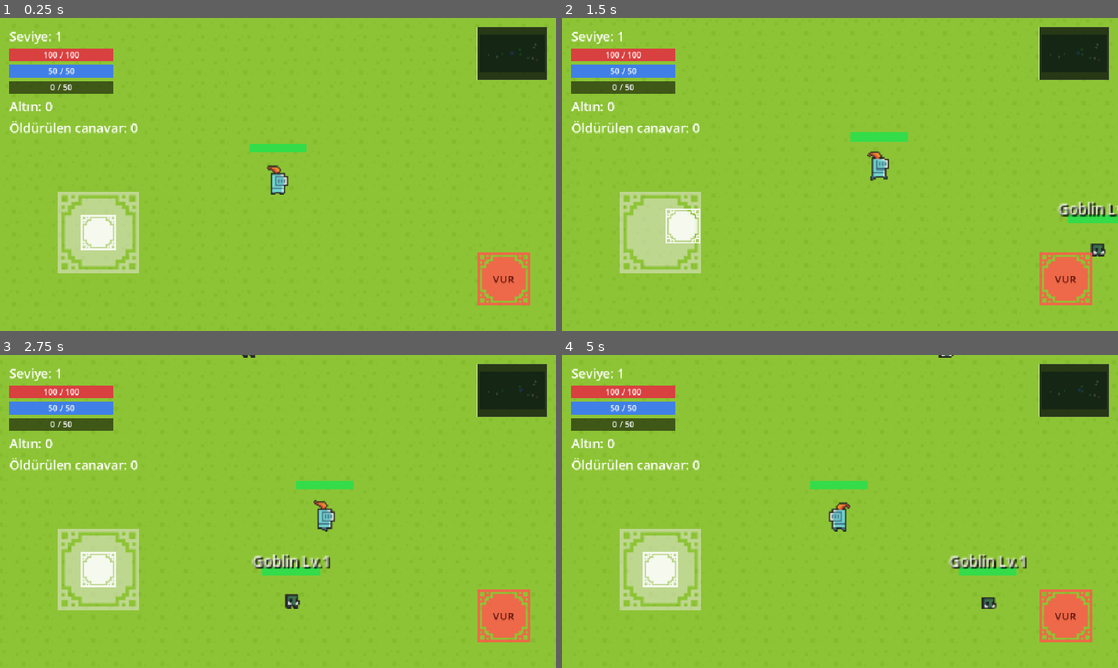
Above: before the commit, frames 1-4 (two rows, left to right).
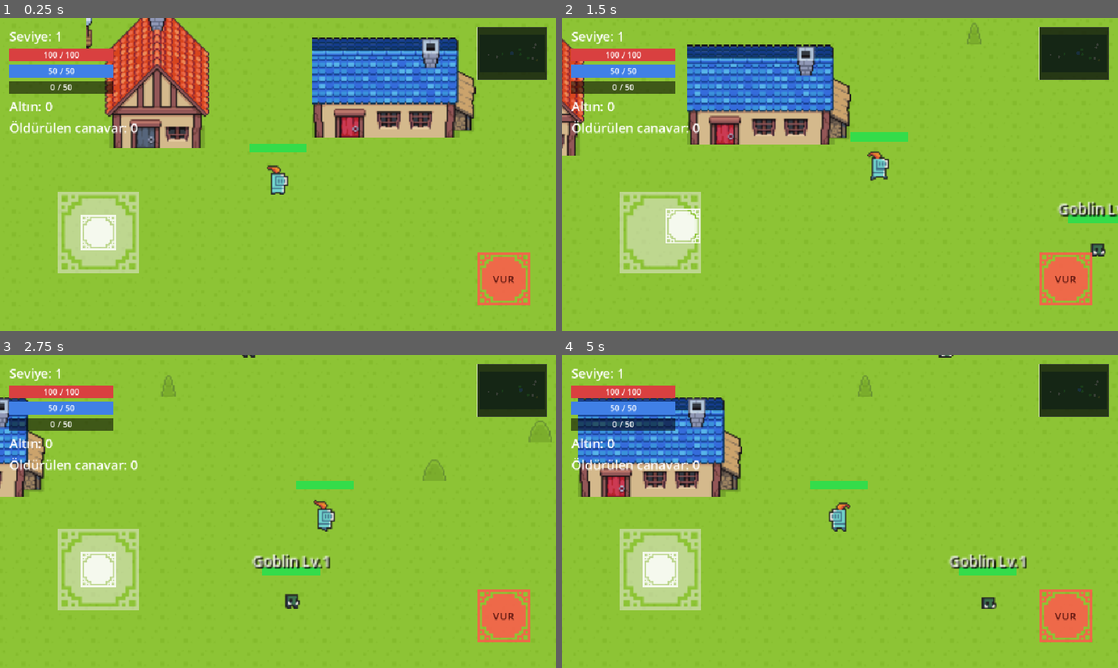
Above: after the commit, the same moments.

Repository: batv45/knight-lite
Game: Godot game, scene res://scenes/World.tscn
Two runs of this game, one before a commit and one after it. Both use one fixed random seed, a clock stepped at 60 frames per second and the inputs below.
Inputs (mouse positions are in pixels of both pictures, inside the frame that each line leads up to):
- Up to frame 1 (0.25 s): no input
- Up to frame 2 (1.5 s): tap Enter (ui_accept) at 0.5, 0.77 s; move the mouse to (962, 158) at 0.52 s; hold Right (ui_right) 0.53-1.25 s; click (962, 158) at 0.67 s; drag from (728, 190) to (812, 237) at 1.27 s
- Up to frame 3 (2.75 s): move the mouse to (333, 442) at 2.02 s; hold Right (ui_right) from 2.03 s (still down)
- Up to frame 4 (5 s): release Right (ui_right) at 2.75 s; drag from (812, 574) to (673, 464) at 2.77 s; move the mouse to (1006, 558) at 3.52 s; hold Left (ui_left) 3.53-4.25 s; tap Enter (ui_accept) at 3.77 s; drag from (673, 464) to (756, 433) at 4.27 s

The runs differ from the first frame. In frame 1, 16% of the frame differs, in the area x 15-86%, y 0-42%; in frame 2, 10%; in frame 3, 2.1%; in frame 4, 8.1%.

Commit message:
Faz 4 tamamlandi: baslangic koyu + agac/cali dekorasyonu ile dunya dolduruldu
- world.gd: iki evli baslangic koyu (zedpxl village pack'ten kirpilmis
  sprite'lar), basit taban carpismasi ile (icinden yurunemiyor)
- Kenney Roguelike/RPG Pack'ten agac (yuvarlak+cam) ve cali tile'lari
  (AtlasTexture ile, ekstra dosya gerekmeden) dunyaya rastgele serpistirildi
  (70 adet), koy alanina (VILLAGE_RADIUS) hic dokunmuyor
- Canavar spawn noktalari da artik koy alanini es geciyor
- y_sort_enabled=true: oyuncu/canavar/agac/ev artık Y konumuna gore dogru
  onde/arkada goruniyor (birbirinin icinden gecmiyor gibi durmuyor)

Izole kusbakisi testle dogrulandi: koy merkezde bos alanda, agaclar dunyaya
duzgun dagilmis, canavarlar koyle cakismiyor.

Diff:
--- a/app/scripts/world.gd
+++ b/app/scripts/world.gd
@@ -8,6 +8,7 @@
 const ENEMY_COUNT := 10
 const ENEMY_RESPAWN_DELAY := 4.0
 const ENEMY_SPAWN_MARGIN := 200.0
+const VILLAGE_RADIUS := 220.0 # köy alanına ağaç/canavar doğmasın
 
 ## Zorluk eğrisi: spawn noktasına (dünya merkezi) olan mesafeye göre canavar tipi
 ## seçilir. Merkeze yakın zayıf canavarlar, uzaklaştıkça güçlüleri, en uçlarda
@@ -27,8 +28,12 @@
 var _player: CharacterBody2D
 
 func _ready() -> void:
+	y_sort_enabled = true # oyuncu/canavar/ağaç/ev birbirinin önünde-arkasında Y konumuna göre doğru sıralansın
+
 	_build_ground()
 	_build_world_bounds()
+	_scatter_decorations()
+	_build_village()
 	_player = _spawn_player()
 	_attach_camera(_player)
 	_add_touch_controls()
@@ -100,6 +105,60 @@
 	body.add_child(shape)
 	add_child(body)
 
+## Ağaç/çalı görselleri Kenney "Roguelike/RPG Pack" spritesheet'inden atlas
+## koordinatıyla (col, row) alınır, ayrı dosya gerekmez.
+const TREE_ROUND_COORD := Vector2i(13, 10)
+const TREE_PINE_COORD := Vector2i(16, 10)
+const BUSH_COORD := Vector2i(21, 9)
+const DECOR_COUNT := 70
+
+func _make_decor_texture(coord: Vector2i) -> AtlasTexture:
+	var pitch := TILE_SIZE + 1
+	var atlas := AtlasTexture.new()
+	atlas.atlas = load("res://assets/tiles/roguelike_sheet.png")
+	atlas.region = Rect2(coord.x * pitch, coord.y * pitch, TILE_SIZE, TILE_SIZE)
+	return atlas
+
+## Dünyaya rastgele ağaç/çalı serpiştirir (köy alanına dokunmaz). Görsel amaçlı,
+## çarpışması yok — üzerinden yürünebilir (kapsamı basit tutmak için bilinçli tercih).
+func _scatter_decorations() -> void:
+	var coords := [TREE_ROUND_COORD, TREE_PINE_COORD, TREE_ROUND_COORD, TREE_PINE_COORD, BUSH_COORD]
+	var village_center := WORLD_SIZE / 2.0
+	for i in DECOR_COUNT:
+		var pos := Vector2(randf_range(40, WORLD_SIZE.x - 40), randf_range(40, WORLD_SIZE.y - 40))
+		if pos.distance_to(village_center) < VILLAGE_RADIUS:
+			continue
+		var sprite := Sprite2D.new()
+		sprite.texture = _make_decor_texture(coords[randi() % coords.size()])
+		sprite.position = pos
+		add_child(sprite)
+
+## Spawn noktasının etrafına başlangıç köyü: iki ev + basit taban çarpışması
+## (evin içinden yürünemesin diye), üstlerine binilemez ama etrafında dolaşılabilir.
+func _build_village() -> void:
+	var village_center := WORLD_SIZE / 2.0
+	var houses := [
+		{"file": "res://assets/village/house_orange.png", "offset": Vector2(-90, -70)},
+		{"file": "res://assets/village/house_blue.png", "offset": Vector2(80, -60)},
+	]
+	for house_data in houses:
+		var tex: Texture2D = load(house_data["file"])
+		var pos: Vector2 = village_center + house_data["offset"]
+
+		var sprite := Sprite2D.new()
+		sprite.texture = tex
+		sprite.position = pos
+		add_child(sprite)
+
+		var body := StaticBody2D.new()
+		body.position = pos + Vector2(0, tex.get_height() * 0.22)
+		var shape := CollisionShape2D.new()
+		var rect := RectangleShape2D.new()
+		rect.size = Vector2(tex.get_width() * 0.75, tex.get_height() * 0.3)
+		shape.shape = rect
+		body.add_child(shape)
+		add_child(body)
+
 func _spawn_player() -> CharacterBody2D:
 	var player: CharacterBody2D = load("res://scenes/Player.tscn").instantiate()
 	player.position = WORLD_SIZE / 2.0
@@ -121,10 +180,16 @@
 	add_child(load("res://scenes/TouchControls.tscn").instantiate())
 
 func _random_enemy_position() -> Vector2:
-	return Vector2(
-		randf_range(ENEMY_SPAWN_MARGIN, WORLD_SIZE.x - ENEMY_SPAWN_MARGIN),
-		randf_range(ENEMY_SPAWN_MARGIN, WORLD_SIZE.y - ENEMY_SPAWN_MARGIN)
-	)
+	var village_center := WORLD_SIZE / 2.0
+	var pos := Vector2.ZERO
+	for attempt in 10:
+		pos = Vector2(
+			randf_range(ENEMY_SPAWN_MARGIN, WORLD_SIZE.x - ENEMY_SPAWN_MARGIN),
+			randf_range(ENEMY_SPAWN_MARGIN, WORLD_SIZE.y - ENEMY_SPAWN_MARGIN)
+		)
+		if pos.distance_to(village_center) >= VILLAGE_RADIUS:
+			break
+	return pos
 
 func _spawn_enemy_at(pos: Vector2, forced_type: String = "") -> CharacterBody2D:
 	var enemy: CharacterBody2D = load("res://scenes/Enemy.tscn").instantiate()
Binary file added: app/assets/village/house_blue.png
Binary file added: app/assets/village/house_orange.png
Not shown, changed: app/README.md
